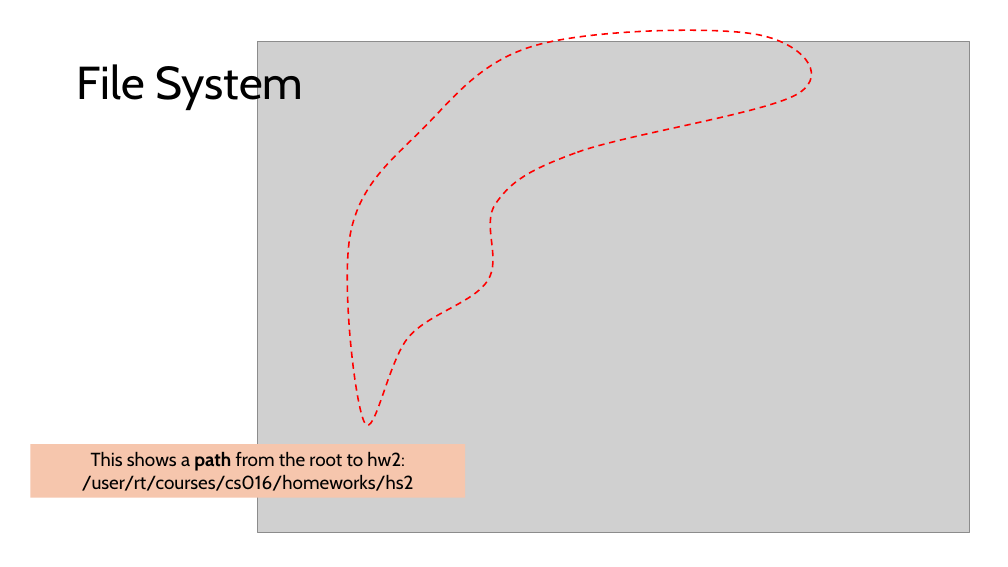
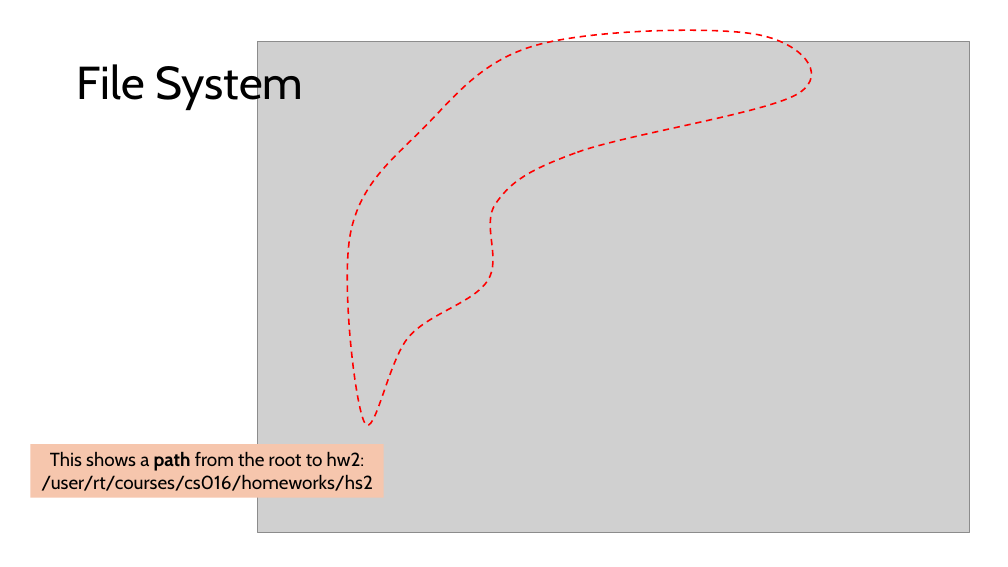
Before and after one commit to sotasota-sfu/cmpt225Summer2026, a slide deck: slide 16 of lectures/lecture12_13_14/lecture_trees.pptx. Drawn at 1008x567 pixels with LibreOffice and Linux fonts; fonts in the diff are those of the drawing; grey boxes stand for pictures. Boxes give left, top, right and bottom in pixels: in the first picture for what was removed or moved away, otherwise in the second. Text is boxed around its words. In the diff, an @@ line names an element or a change of style, - is before the commit and + after.

```diff
--- a/lectures/lecture12_13_14/lecture_trees.pptx
+++ b/lectures/lecture12_13_14/lecture_trees.pptx
@@ rectangle "This shows a path from ...": place and size @@
-rectangle "This shows a path from ..." at (30, 444, 465, 498)
+rectangle "This shows a path from ..." at (30, 444, 383, 498)
```
Also in this commit, not shown: 5 other slides changed, 3 slides added, 1 other file.
